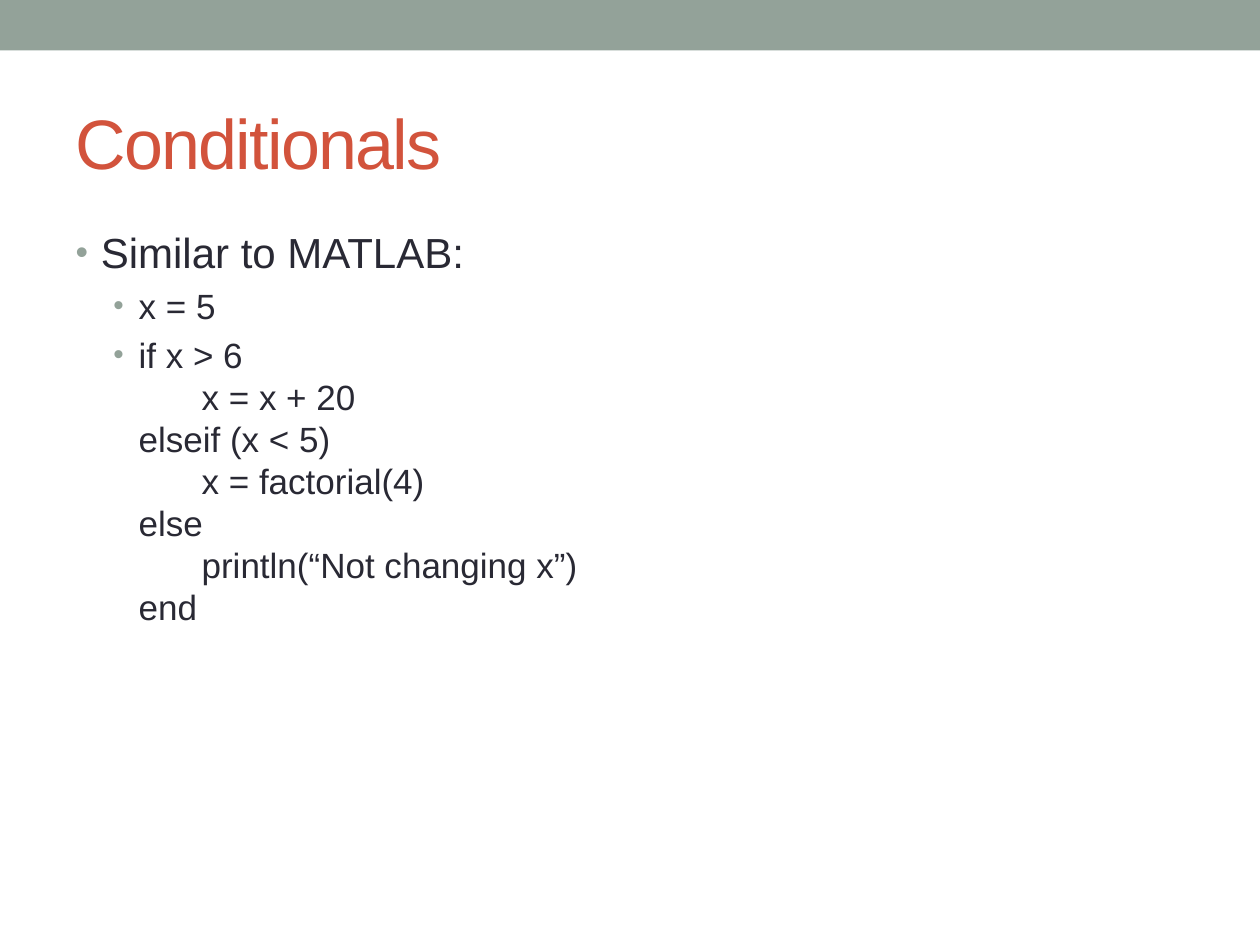
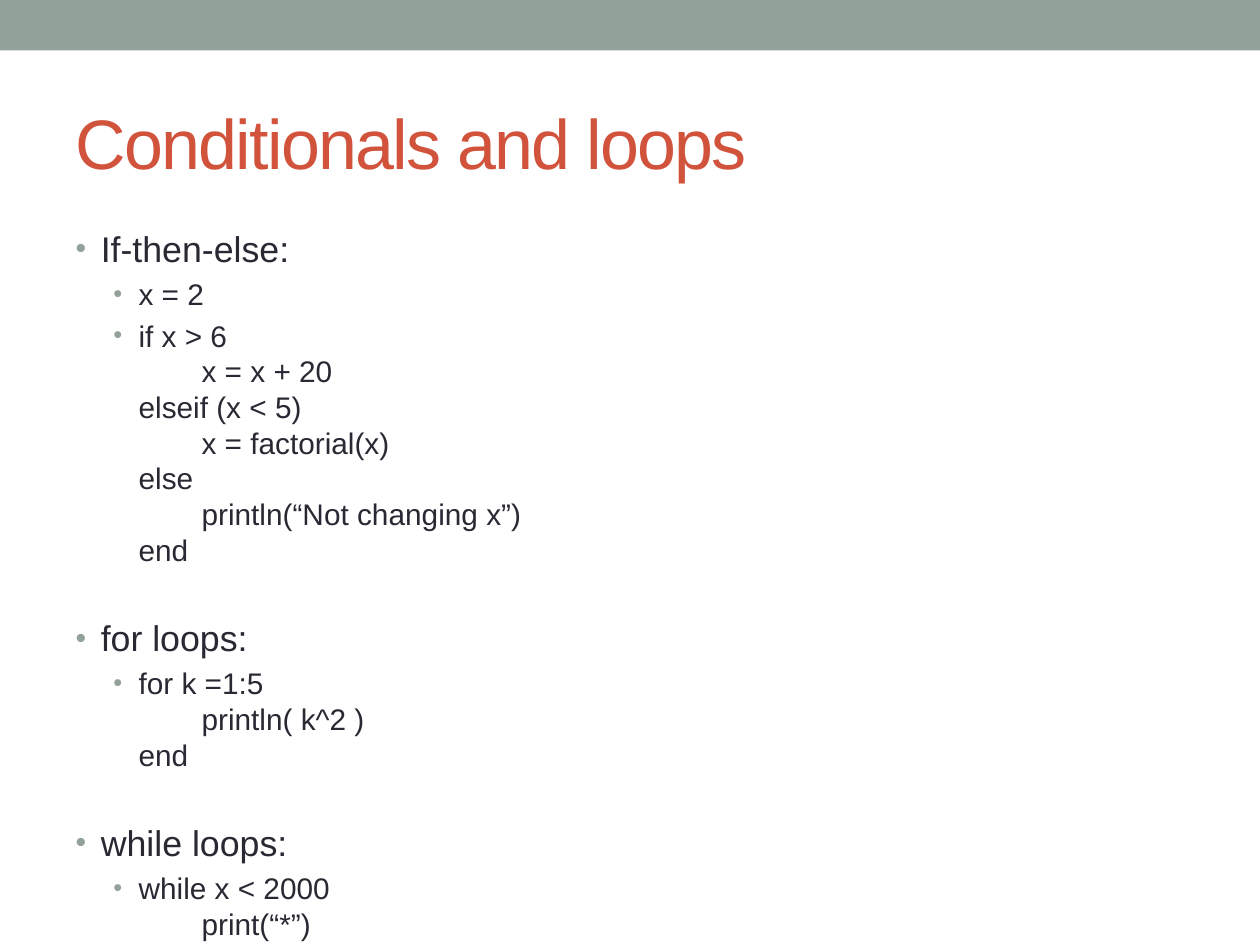
Before and after one commit to IainNZ/ORSoftwareTools2014, a slide deck: slide 17 of Modelling/LPModeling.pptx. Drawn at 1260x945 pixels with LibreOffice and Linux fonts; fonts in the diff are those of the drawing. Boxes give left, top, right and bottom in pixels: in the first picture for what was removed or moved away, otherwise in the second. Text is boxed around its words. In the diff, an @@ line names an element or a change of style, - is before the commit and + after.

Commit message:
Edits to presentation.

```diff
--- a/Modelling/LPModeling.pptx
+++ b/Modelling/LPModeling.pptx
@@ title at bbox=[76, 118, 747, 182]: text changed @@
-Conditionals
+Conditionals and loops
@@ text at bbox=[101, 236, 521, 900]: text changed; size 20 to 17 pt @@
-• Similar to MATLAB:
-  • x = 5
-  • if x > 6
-    x = x + 20
-    elseif (x < 5)
-    x = factorial(4)
-    else
-    println(“Not changing x”)
-    end
+• If-then-else:
+  • x = 2
+  • if x > 6
+    x = x + 20
+    elseif (x < 5)
+    x = factorial(x)
+    else
+    println(“Not changing x”)
+    end
+• for loops:
+  • for k =1:5
+    println( k^2 )
+    end
+• while loops:
+  • while x < 2000
+    print(“*”)
+    x = 2 * x
+    end
```
Also in this commit, not shown: 6 other slides changed.
